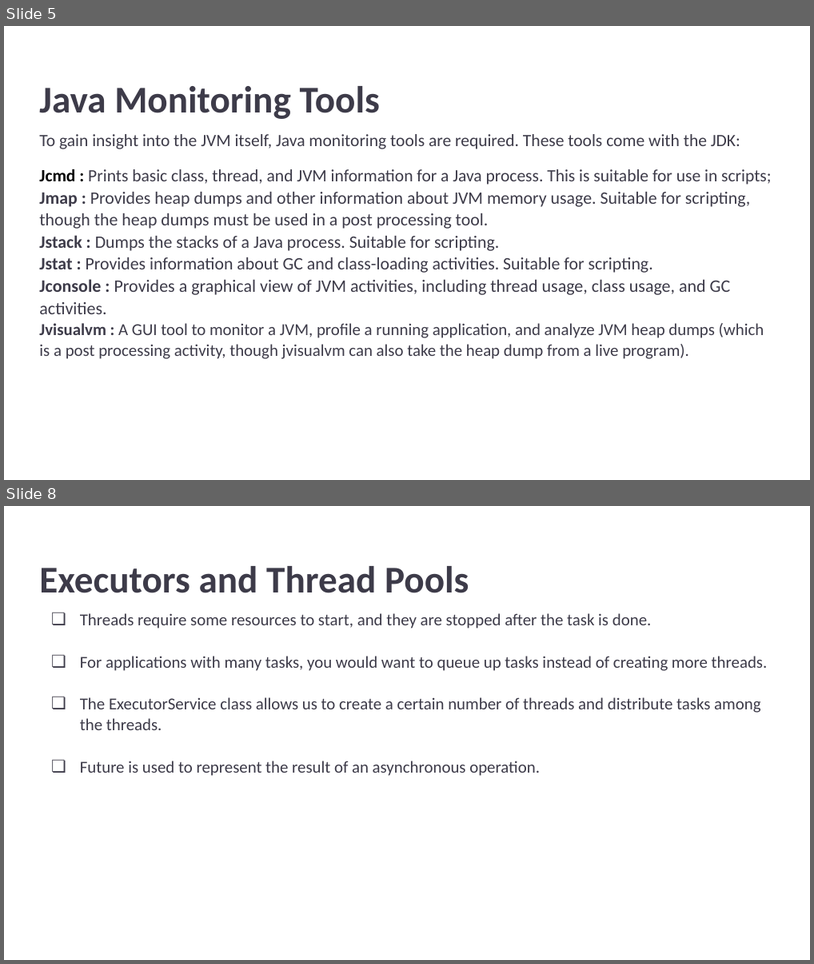
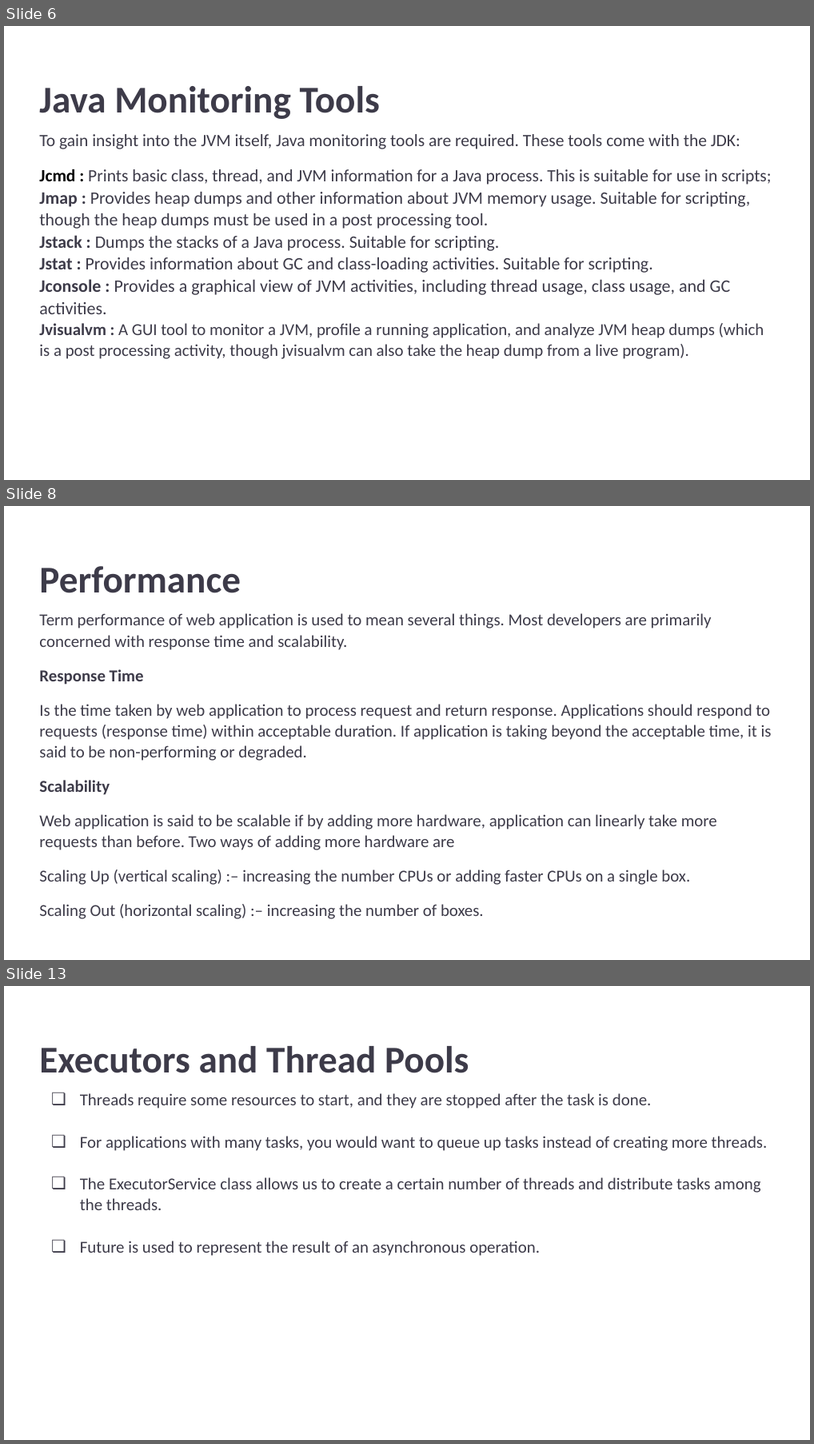
Before and after one commit to ankit741/java-performance-issues, a slide deck: src/main/resources/Java Performance & Concurrency_ A Deep Dive.pptx. Shown one above the other, each under a label of ours: slides 5 and 8 before the commit, slides 6, 8 and 13 after it; the slides between them are not shown. The pictures are 814x964 and 814x1444 pixels, drawn with LibreOffice and Linux fonts; fonts in the diff are those of the drawing. Boxes give left, top, right and bottom in pixels: in the first picture for what was removed or moved away, otherwise in the second. Text is boxed around its words. In the diff, an @@ line names an element or a change of style, - is before the commit and + after.

```diff
--- a/src/main/resources/Java Performance & Concurrency_ A Deep Dive.pptx
+++ b/src/main/resources/Java Performance & Concurrency_ A Deep Dive.pptx
@@ slide 8 added at (4,506,810,960), background #FFFFFF @@
@@ title added at (39,566,241,593), 33.7 pt, text #3D3B49, bold @@
+Performance
@@ text added at (39,613,772,919), 14.8 pt, text #3D3B49 @@
+Term performance of web application is used to mean several things. Most developers are primarily concerned with response time and scalability.
+Response Time
+Is the time taken by web application to process request and return response. Applications should respond to requests (response time) within acceptable duration. If application is taking beyond the acceptable time, it is said to be non-performing or degraded.
+Scalability
+Web application is said to be scalable if by adding more hardware, application can linearly take more requests than before. Two ways of adding more hardware are
+Scaling Up (vertical scaling) :– increasing the number CPUs or adding faster CPUs on a single box.
+Scaling Out (horizontal scaling) :– increasing the number of boxes.
@@ what was slide 5 is now slide 6 @@
@@ what was slide 8 is now slide 13 @@
```
Also in this commit, not shown: 1 slide changed, 9 other slides added, 2 slides removed, 8 other files.
